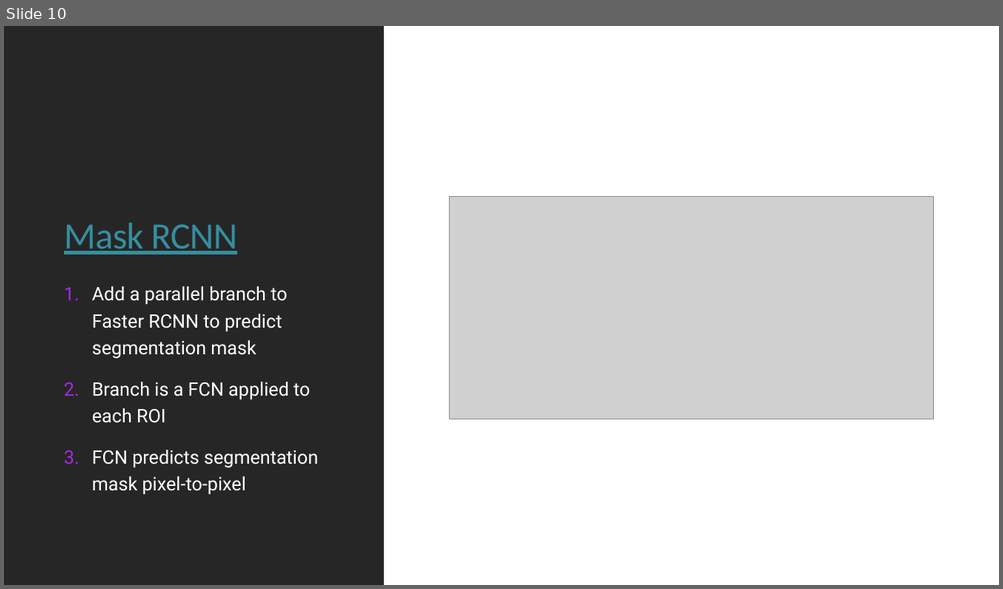
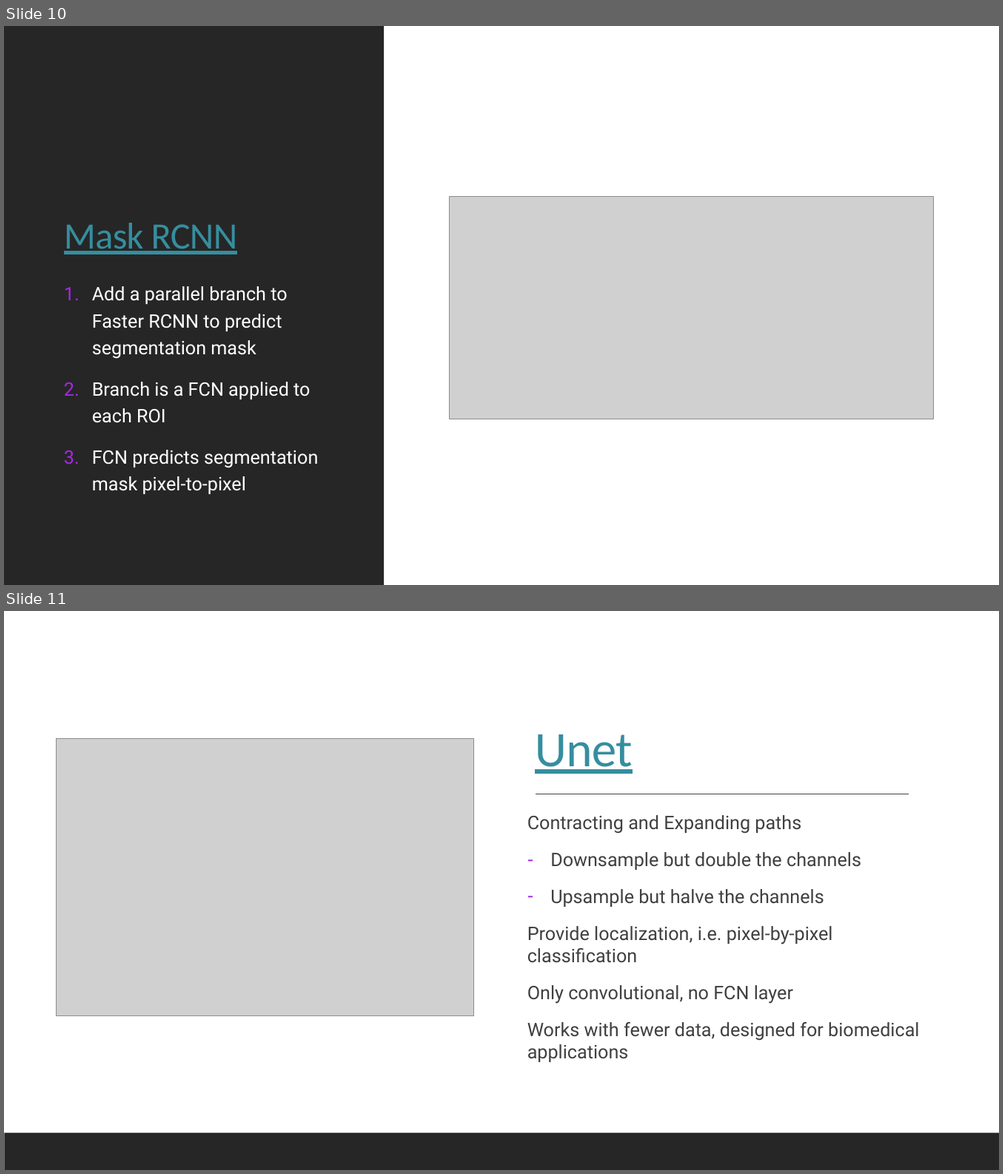
Before and after one commit to gmarchet/dnnworkshop5, a slide deck: presentations/4.segmentation.pptx. Shown one above the other, each under a label of ours: slide 10 before the commit, slides 10 and 11 after it. The pictures are 1003x589 and 1003x1174 pixels, drawn with LibreOffice and Linux fonts; fonts in the diff are those of the drawing; grey boxes stand for pictures. Boxes give left, top, right and bottom in pixels: in the first picture for what was removed or moved away, otherwise in the second. Text is boxed around its words. In the diff, an @@ line names an element or a change of style, - is before the commit and + after.

Commit message:
Added Unet explanation

```diff
--- a/presentations/4.segmentation.pptx
+++ b/presentations/4.segmentation.pptx
@@ slide 11 added at [4,611,999,1170], background #FFFFFF; not listed: 1 template element that a slide beside it also shows @@
@@ rectangle added at [4,611,999,1170], fill #FFFFFF @@
@@ picture added at [57,738,473,1016] @@
@@ title added at [535,735,632,774], 48 pt, text #358E9F, underline @@
+Unet
@@ line added from (535, 795) to (908, 795), #404040 1 pt @@
@@ text added at [527,815,919,1062], 18 pt, text #404040 @@
+Contracting and Expanding paths
+– Downsample but double the channels
+– Upsample but halve the channels
+Provide localization, i.e. pixel-by-pixel classification
+Only convolutional, no FCN layer
+Works with fewer data, designed for biomedical applications
@@ rectangle added at [4,1133,999,1170], fill #262626 @@
```
